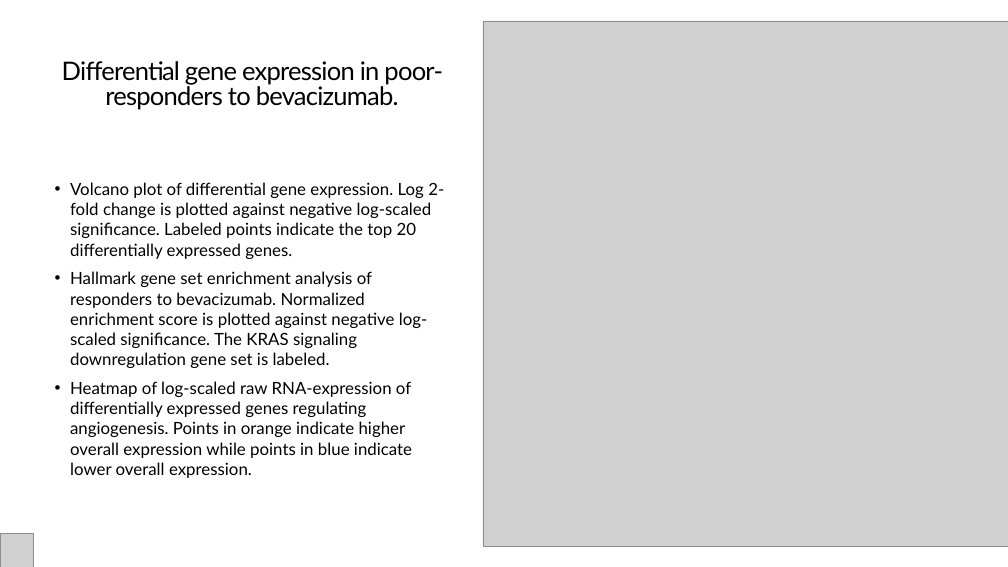
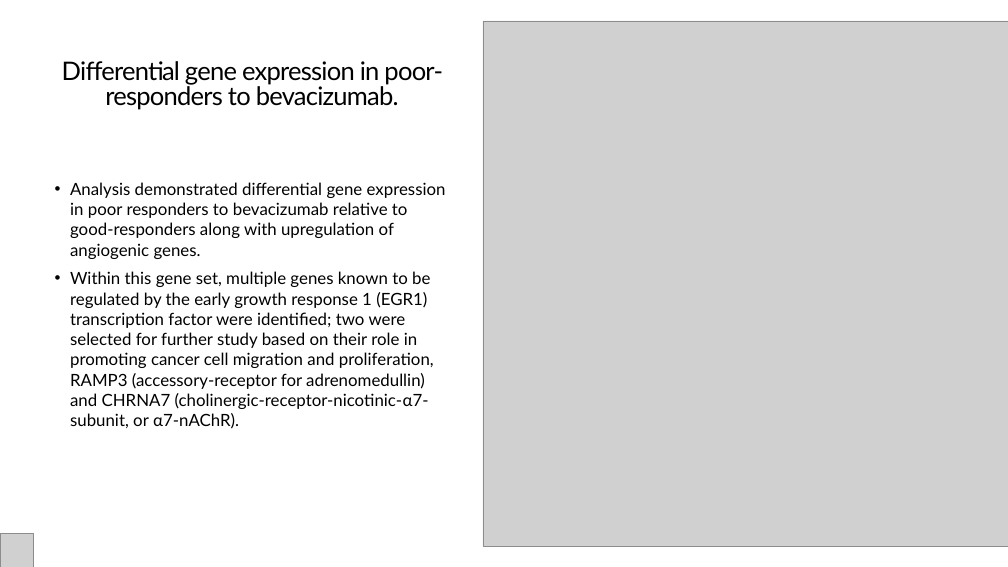
Before and after one commit to roshanlodha/bevacizumab, a slide deck: slide 5 of working/lepow.pptx. Drawn at 1008x567 pixels with LibreOffice and Linux fonts; fonts in the diff are those of the drawing; grey boxes stand for pictures. Boxes give left, top, right and bottom in pixels: in the first picture for what was removed or moved away, otherwise in the second. Text is boxed around its words. In the diff, an @@ line names an element or a change of style, - is before the commit and + after.

```diff
--- a/working/lepow.pptx
+++ b/working/lepow.pptx
@@ text at box(70, 182, 446, 429): text changed @@
-• Volcano plot of differential gene expression. Log 2-fold change is plotted against negative log-scaled significance. Labeled points indicate the top 20 differentially expressed genes.
-• Hallmark gene set enrichment analysis of responders to bevacizumab. Normalized enrichment score is plotted against negative log-scaled significance. The KRAS signaling downregulation gene set is labeled.
-• Heatmap of log-scaled raw RNA-expression of differentially expressed genes regulating angiogenesis. Points in orange indicate higher overall expression while points in blue indicate lower overall expression.
+• Analysis demonstrated differential gene expression in poor responders to bevacizumab relative to good-responders along with upregulation of angiogenic genes.
+• Within this gene set, multiple genes known to be regulated by the early growth response 1 (EGR1) transcription factor were identified; two were selected for further study based on their role in promoting cancer cell migration and proliferation, RAMP3 (accessory-receptor for adrenomedullin) and CHRNA7 (cholinergic-receptor-nicotinic-α7-subunit, or α7-nAChR).
```
Also in this commit, not shown: 1 other slide changed, 2 other files.
